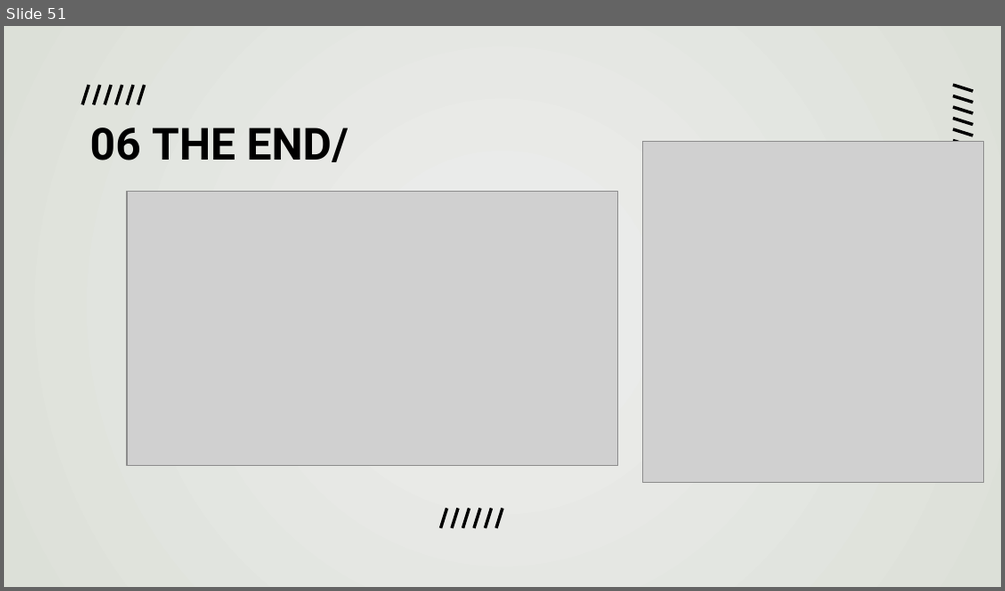
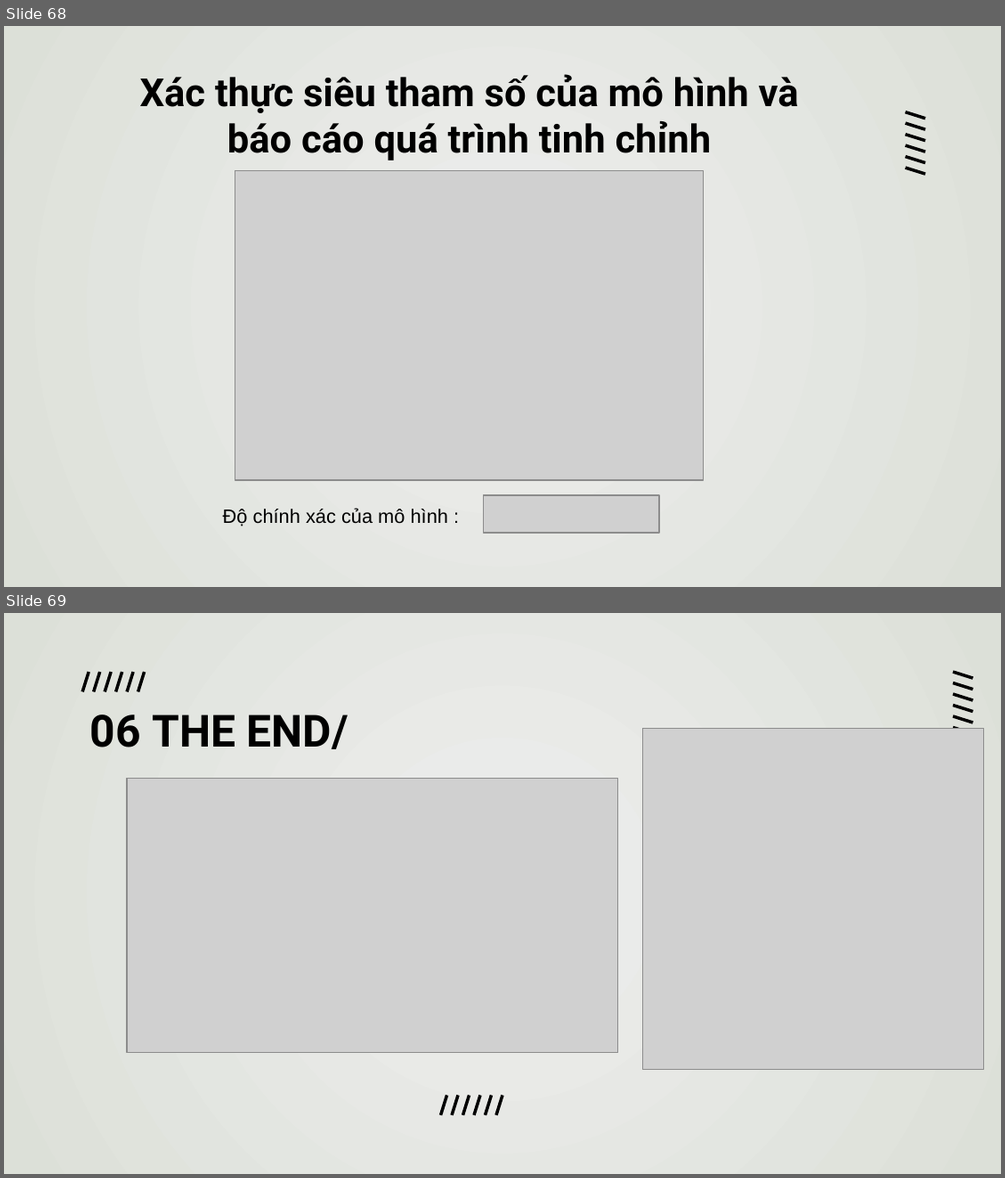
Before and after one commit to duongtanton/NP-KHDL-Gr9, a slide deck: group09.pptx. Shown one above the other, each under a label of ours: slide 51 before the commit, slides 68 and 69 after it. The pictures are 1005x591 and 1005x1178 pixels, drawn with LibreOffice and Linux fonts; fonts in the diff are those of the drawing; grey boxes stand for pictures. Boxes give left, top, right and bottom in pixels: in the first picture for what was removed or moved away, otherwise in the second. Text is boxed around its words. In the diff, an @@ line names an element or a change of style, - is before the commit and + after.

```diff
--- a/group09.pptx
+++ b/group09.pptx
@@ slide 68 added at (x1=4, y1=26, x2=1001, y2=587), background gradient #EEEEEE to #DCE0D8 @@
@@ title added at (x1=140, y1=74, x2=799, y2=160), 28 pt, text #000000, bold @@
+Xác thực siêu tham số của mô hình và báo cáo quá trình tinh chỉnh
@@ picture added at (x1=235, y1=170, x2=703, y2=480) @@
@@ group added at (x1=905, y1=111, x2=925, y2=174): 6 lines @@
@@ picture added at (x1=484, y1=496, x2=659, y2=533) @@
@@ text added at (x1=223, y1=507, x2=448, y2=526), 14 pt, text #000000 @@
+Độ chính xác của mô hình :
@@ what was slide 51 is now slide 69 @@
```
Also in this commit, not shown: 17 other slides added.
